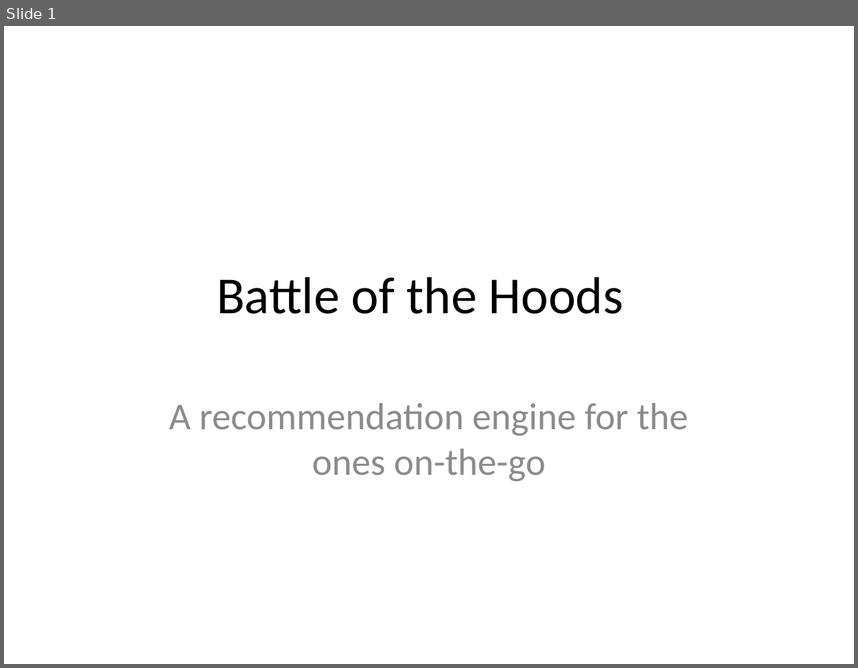
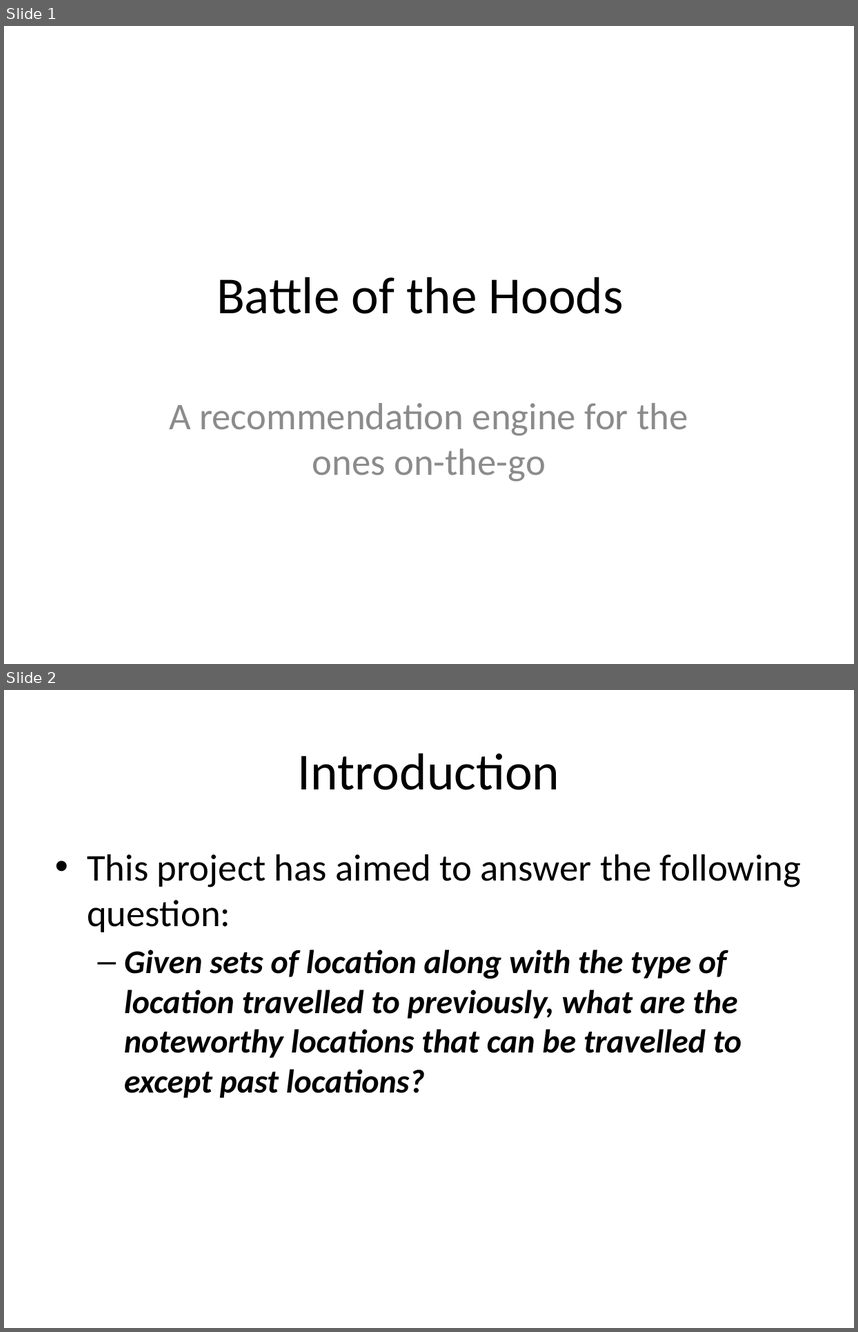
Before and after one commit to seraph-wing/Battle-of-the-Hoods, a slide deck: Battle of the Hoods.pptx. Shown one above the other, each under a label of ours: slide 1 before the commit, slides 1 and 2 after it. The pictures are 858x668 and 858x1332 pixels, drawn with LibreOffice and Linux fonts; fonts in the diff are those of the drawing. Boxes give left, top, right and bottom in pixels: in the first picture for what was removed or moved away, otherwise in the second. Text is boxed around its words. In the diff, an @@ line names an element or a change of style, - is before the commit and + after.

```diff
--- a/Battle of the Hoods.pptx
+++ b/Battle of the Hoods.pptx
@@ slide 2 added at (4,690,854,1328), background #FFFFFF @@
@@ title added at (298,753,560,790), 44 pt, text #000000 @@
+Introduction
@@ text added at (87,854,801,1098), 28 pt, text #000000, bold, italic @@
+• This project has aimed to answer the following question:
+  – Given sets of location along with the type of location travelled to previously, what are the noteworthy locations that can be travelled to except past locations?
```
Also in this commit, not shown: 22 other slides added, 1 slide removed, 2 other files.
